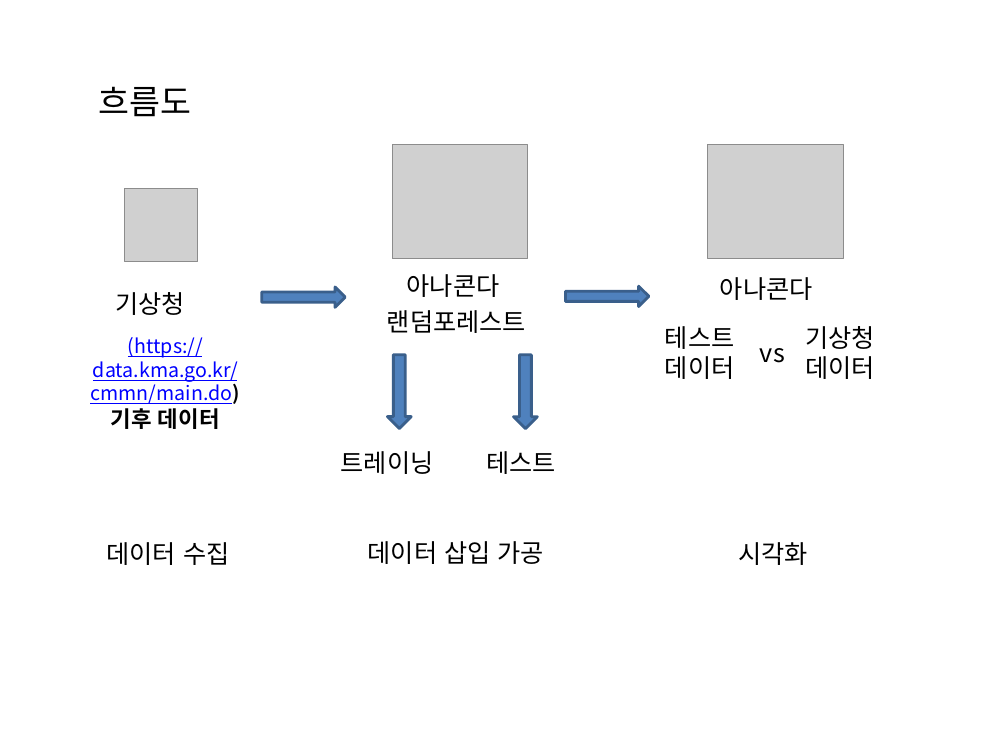
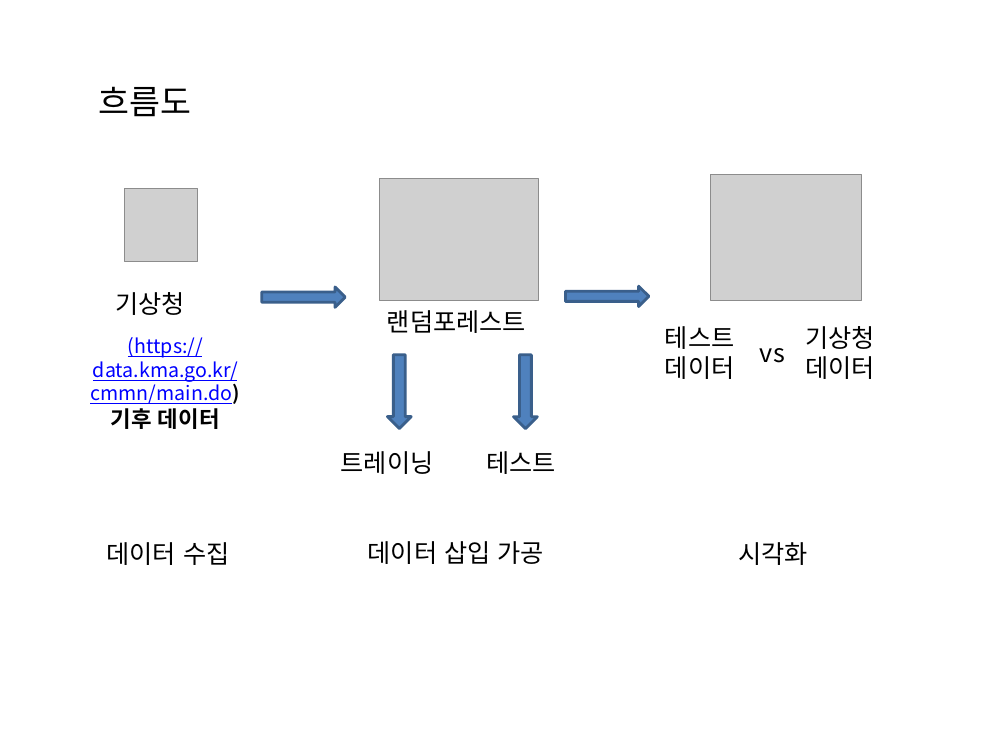
Before and after one commit to SeokJune/DERA, a slide deck: slide 2 of Doc/흐름도 초안(수정).pptx. Drawn at 1008x756 pixels with LibreOffice and Linux fonts; fonts in the diff are those of the drawing; grey boxes stand for pictures. Boxes give left, top, right and bottom in pixels: in the first picture for what was removed or moved away, otherwise in the second. Text is boxed around its words. In the diff, an @@ line names an element or a change of style, - is before the commit and + after.

```diff
--- a/Doc/흐름도 초안(수정).pptx
+++ b/Doc/흐름도 초안(수정).pptx
@@ picture removed at <box>392,144,527,259</box> @@
@@ picture removed at <box>708,144,843,259</box> @@
@@ picture added at <box>379,178,538,301</box> @@
@@ picture added at <box>711,174,861,300</box> @@
@@ text removed at <box>407,274,500,297</box> @@
-아나콘다
@@ text removed at <box>720,277,813,300</box> @@
-아나콘다
```
Also in this commit, not shown: 2 other slides changed.
